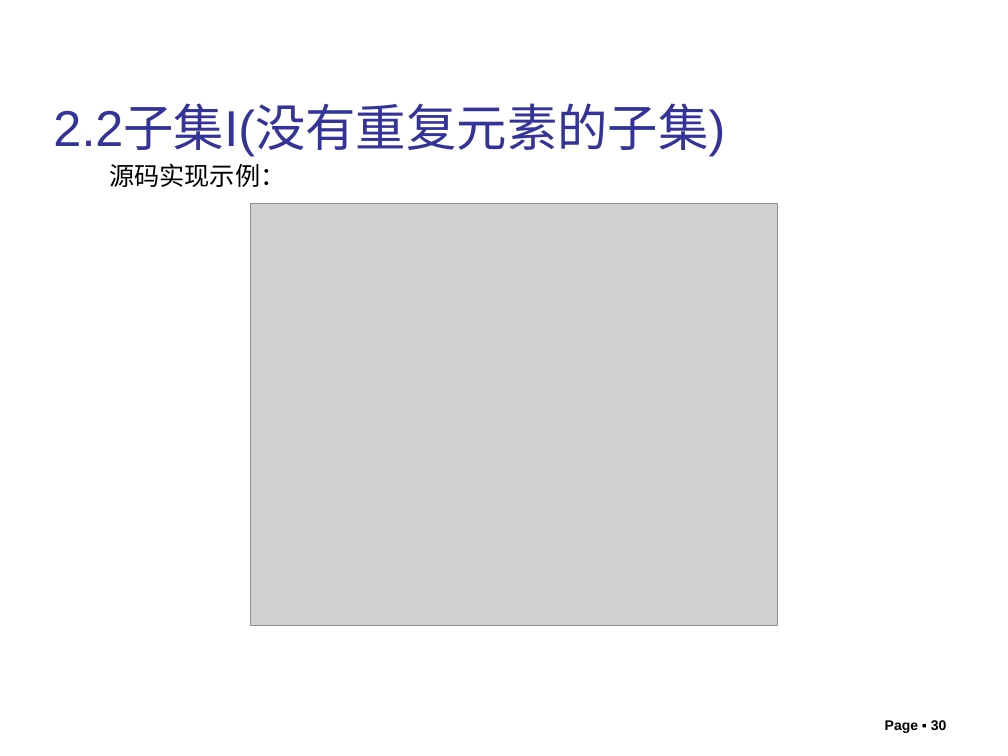
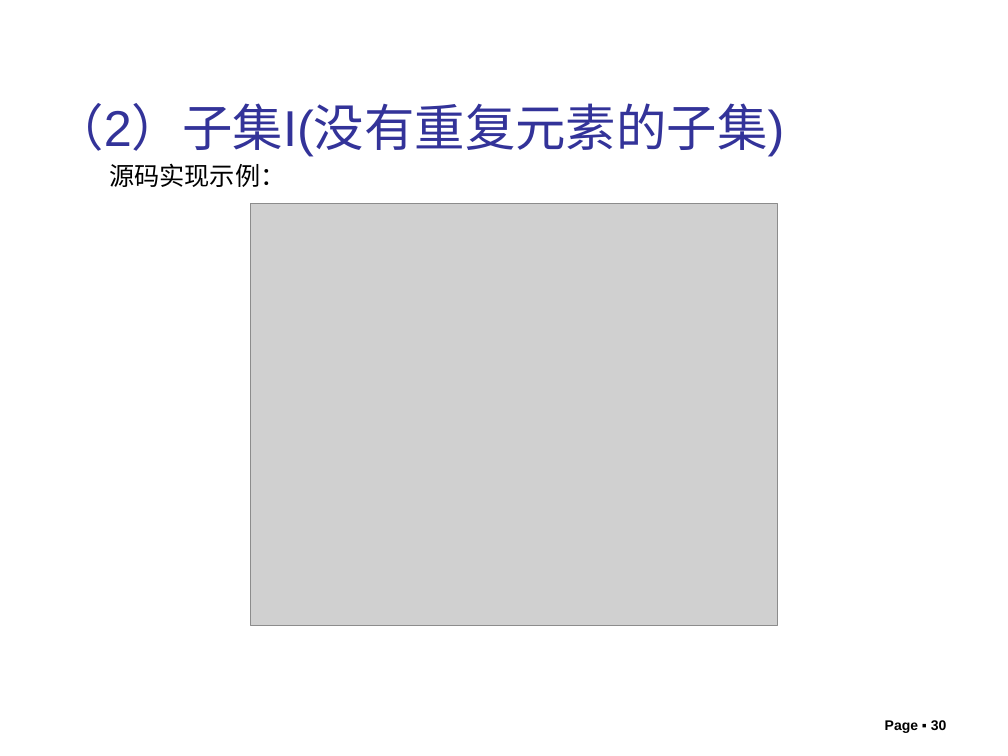
Before and after one commit to liutongling/DP, a slide deck: slide 30 of file/第6章 回朔法.pptx. Drawn at 1008x756 pixels with LibreOffice and Linux fonts; fonts in the diff are those of the drawing; grey boxes stand for pictures; background and template pictures are left out. Boxes give left, top, right and bottom in pixels: in the first picture for what was removed or moved away, otherwise in the second. Text is boxed around its words. In the diff, an @@ line names an element or a change of style, - is before the commit and + after.

```diff
--- a/file/第6章 回朔法.pptx
+++ b/file/第6章 回朔法.pptx
@@ text at [53, 103, 784, 157]: text changed @@
-2.2子集I(没有重复元素的子集)
+（2）子集I(没有重复元素的子集)
```
Also in this commit, not shown: 17 other slides changed, 1 other file.
